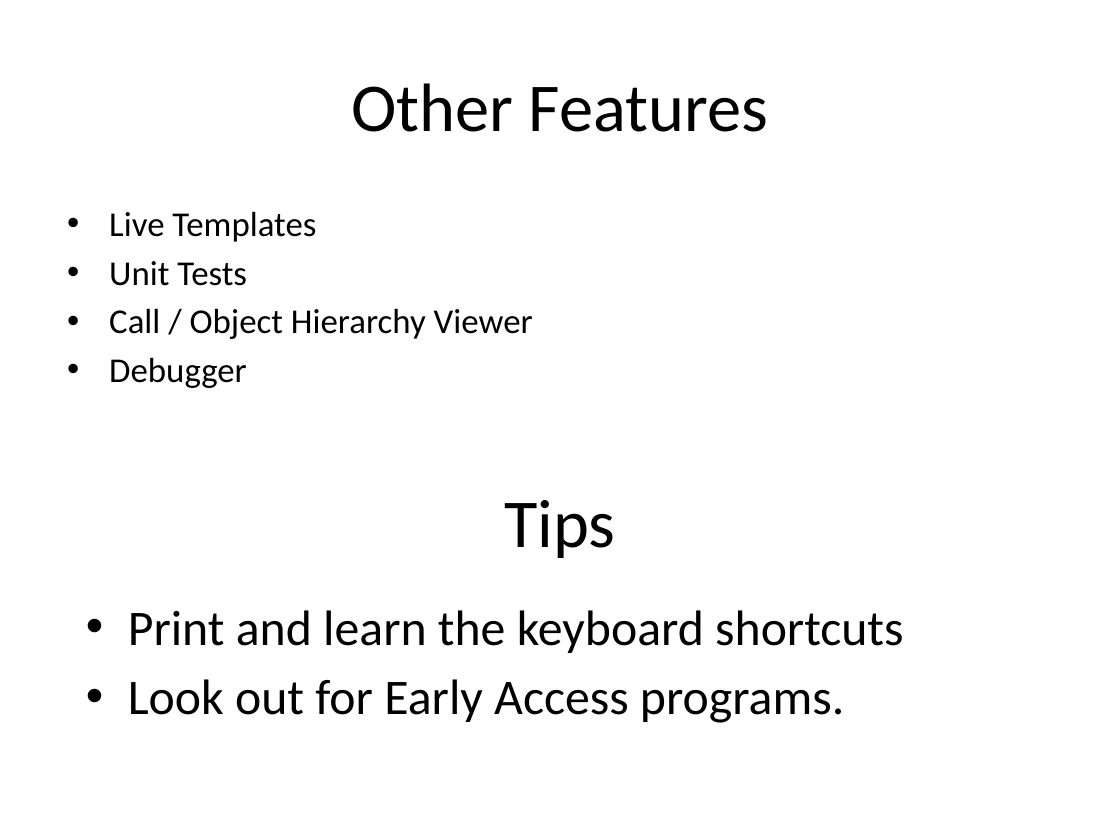
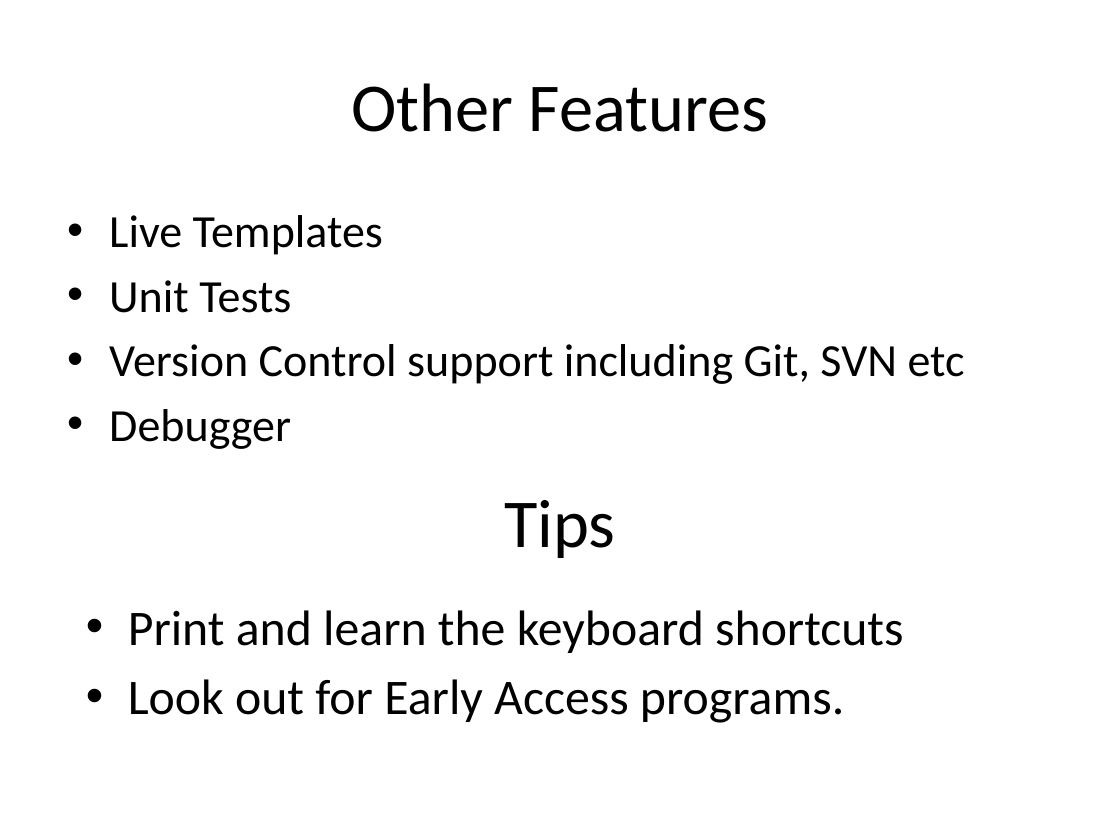
Before and after one commit to houseoflegend/iOSTipsAndTricks2012-03-20, a slide deck: slide 4 of Somya_Jain_AppCode.pptx (slide 5 before the commit). Drawn at 1120x840 pixels with LibreOffice and Linux fonts; fonts in the diff are those of the drawing. Boxes give left, top, right and bottom in pixels: in the first picture for what was removed or moved away, otherwise in the second. Text is boxed around its words. In the diff, an @@ line names an element or a change of style, - is before the commit and + after.

```diff
--- a/Somya_Jain_AppCode.pptx
+++ b/Somya_Jain_AppCode.pptx
@@ text at bbox=[109, 215, 383, 449]: size 22.4 to 29.6 pt in "Live Templates", "Unit Tests", "Debugger"; more space between paragraphs @@
@@ text at bbox=[109, 344, 965, 384]: text changed; size 22.4 to 29.6 pt @@
-• Call / Object Hierarchy Viewer
+• Version Control support including Git, SVN etc
```
Also in this commit, not shown: 3 other slides changed.
